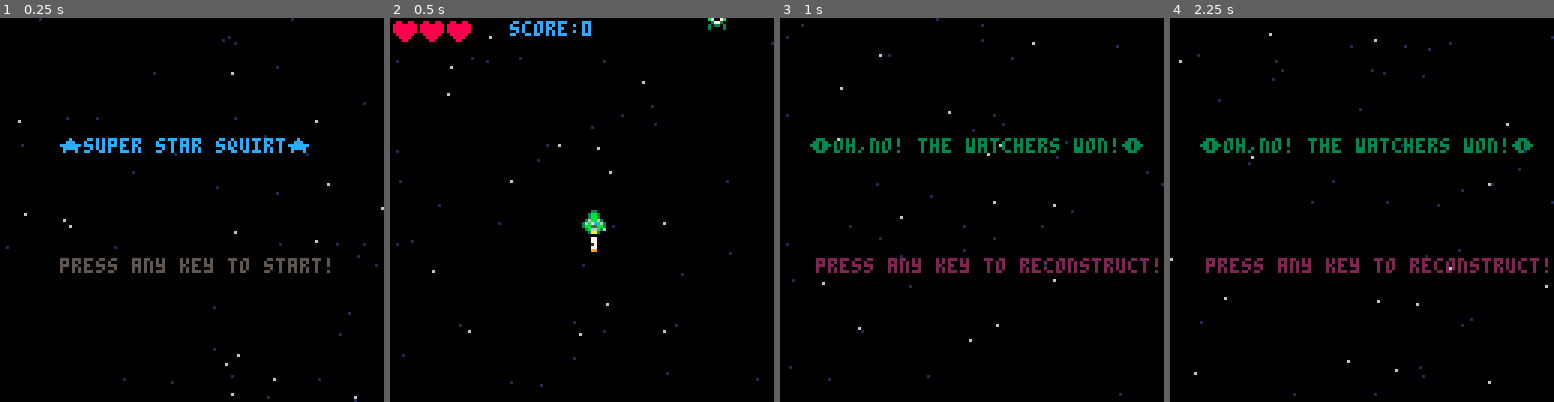
Above: before the commit, frames 1-4 (left to right).
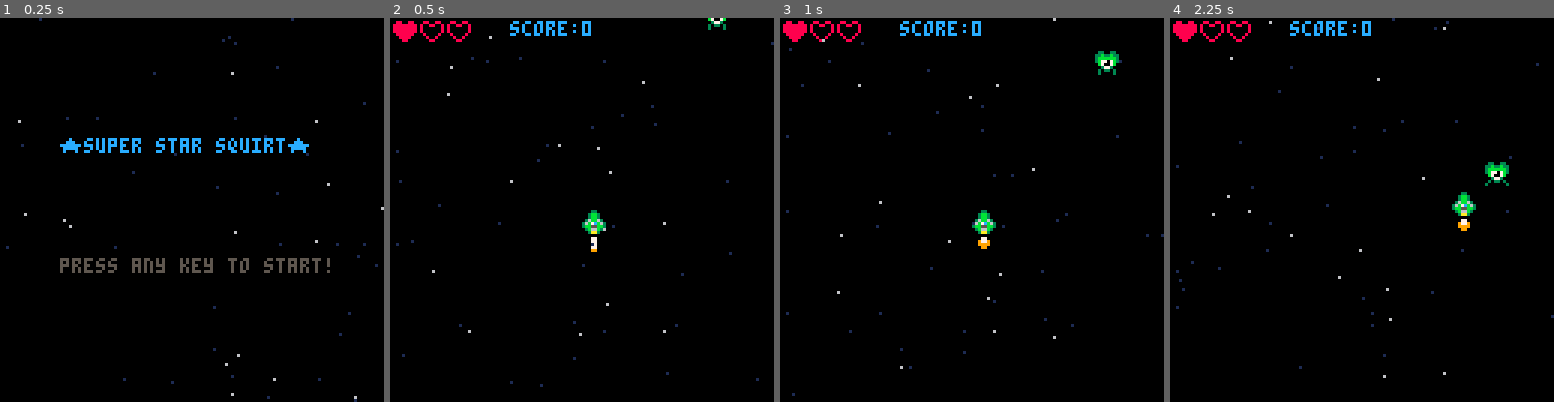
Above: after the commit, the same moments.

Repository: Slyfree3/Pixil-projects
Game: PICO-8 cartridge projects/shmup.p8
The game is run twice, just before and just after one commit, with the same random seed, the same clock (stepped at 60 frames per second) and the same inputs.
Inputs:
- Up to frame 1 (0.25 s): no input
- Up to frame 2 (0.5 s): tap X (X key) at 0.33 s
- Up to frame 3 (1 s): tap O (Z key) at 0.7 s
- Up to frame 4 (2.25 s): tap X (X key) at 1.07, 1.85 s; hold Right 1.6-2.1 s; tap O (Z key) at 1.7, 2.1 s; hold Up from 2.15 s (still down)

Frame 1 is identical in both runs. In frame 2, 0.3% of the frame differs, in the area x 8-21%, y 1-6%; in frame 3, 4.8%; in frame 4, 4.8%, in the area x 0-100%, y 0-99%.

Commit message:
collision working

Diff:
--- a/projects/collision.lua
+++ b/projects/collision.lua
@@ -18,6 +18,7 @@
         if collision(ship, myenemy) then
             -- Handle collision logic here
 			ship.lives-=1
+            sfx(1)
 			del(enemy,myenemy)
 			if ship.lives==0 then
 				mode="over"
@@ -27,6 +28,21 @@
 end
 
 function collision(a, b)
+	-- Check if the bounding boxes of a and b overlap
+    local a_left = a.x
+    local a_right = a.x + 7
+    local a_top = a.y
+    local a_bottom = a.y + 7
+    -- Assuming b has the same dimensions as a
+    local b_left = b.x
+    local b_right = b.x + 7
+    local b_top = b.y
+    local b_bottom = b.y + 7
 
-	return false
+    if a_top>b_bottom then return false end
+    if a_bottom<b_top then return false end
+    if a_right<b_left then return false end
+    if a_left>b_right then return false end
+    -- Collision detected
+	return true
 end
--- a/projects/ship_actions.lua
+++ b/projects/ship_actions.lua
@@ -7,11 +7,11 @@
     ship.sy = 2 -- ship speed y axis
     ship.x = 64 -- ship position x
     ship.y = 64 -- ship position y
-    ship.lives = 3
+    ship.lives = 1 -- ship lives
     ship.spr = 2 -- ship sprite
-    muzzle = 0
-	exaust={}
-	exaust.spr=5
+    muzzle = 0 -- muzzle flash timer
+	exaust={} -- exaust animation
+	exaust.spr=5 -- exaust starting sprite
 	exaust.x=ship.x
 	exaust.y=ship.y+8
 end
@@ -40,9 +40,6 @@
     end
     if btn(3) then
      ship.y += ship.sy
-    end
-    if btn(4) then --todo:remove this
-    	mode="over"
     end
 end
 
--- a/projects/update_game.lua
+++ b/projects/update_game.lua
@@ -20,6 +20,7 @@
     animate_muzzlefl()
 	animate_enemy()
     move_enemy()
+	col_ship_enemy()
 	collision_side_ship()
     animate_stars★()
 end
